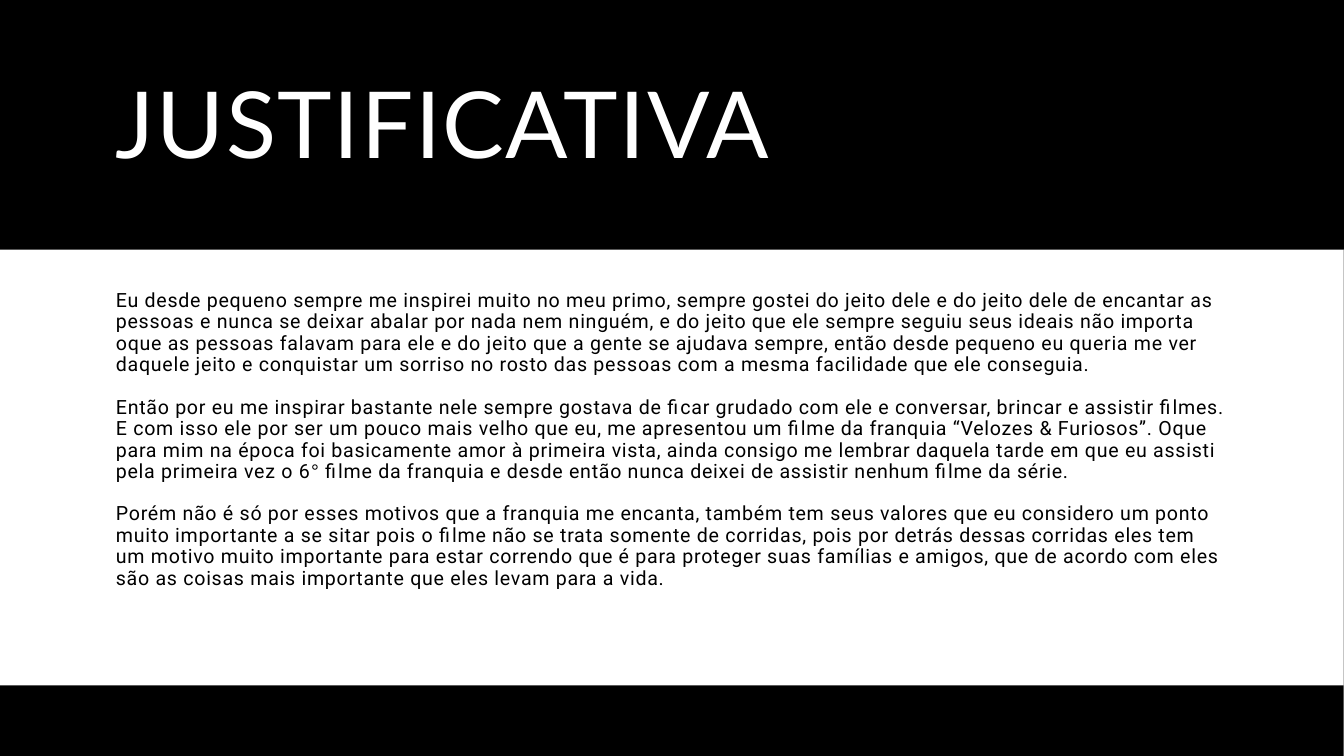
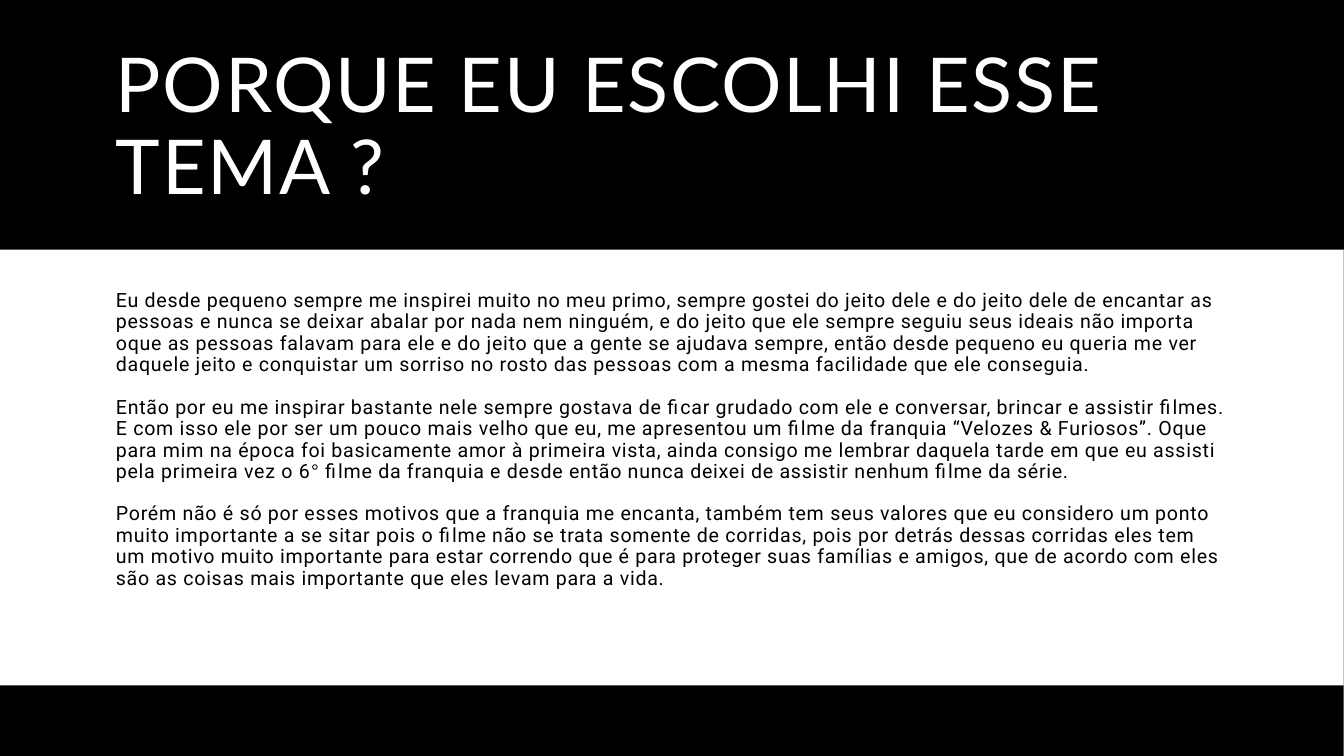
Before and after one commit to AntonioGoncalvesSousa/Projeto-Individual, a slide deck: slide 3 of Documentação/Documentação Proj.pptx (slide 6 before the commit). Drawn at 1344x756 pixels with LibreOffice and Linux fonts; fonts in the diff are those of the drawing. Boxes give left, top, right and bottom in pixels: in the first picture for what was removed or moved away, otherwise in the second. Text is boxed around its words. In the diff, an @@ line names an element or a change of style, - is before the commit and + after.

```diff
--- a/Documentação/Documentação Proj.pptx
+++ b/Documentação/Documentação Proj.pptx
@@ title at (116,57,1101,194): text changed; size 66 to 54 pt @@
-JUSTIFICATIVA
+PORQUE EU ESCOLHI ESSE TEMA ?
```
Also in this commit, not shown: 1 other slide changed, 5 slides added, 7 slides removed, 2 other files.
